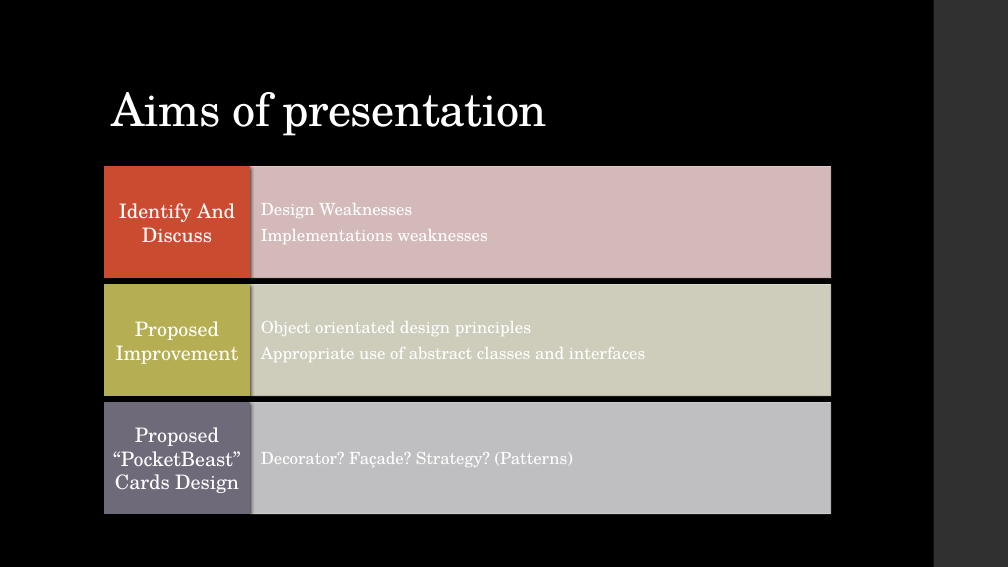
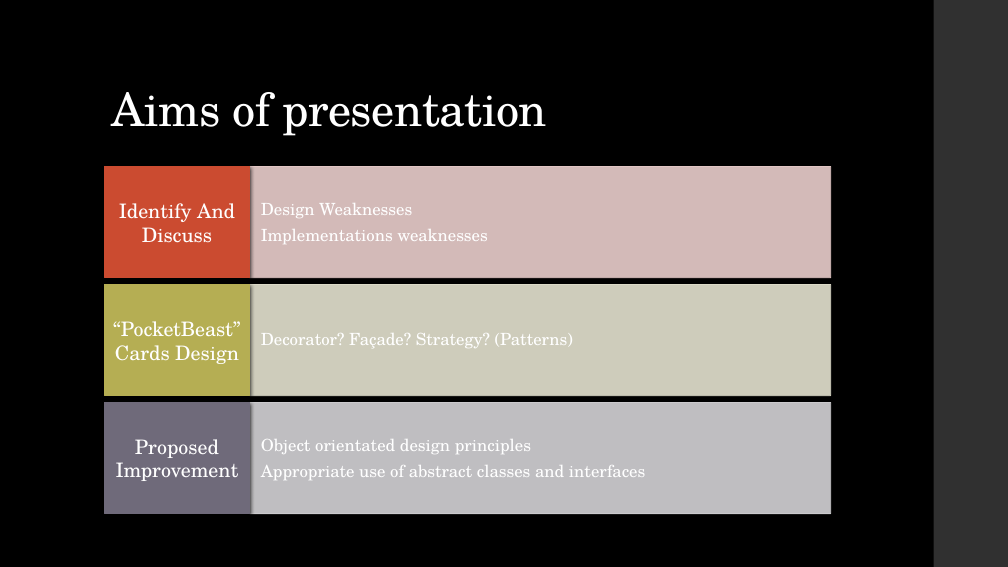
Before and after one commit to KunoDLK/UNIDesignPatternsICA, a slide deck: slide 2 of Part 1 - Anlysis/Presentation/Pocket Beasts Design review.pptx. Drawn at 1008x567 pixels with LibreOffice and Linux fonts; fonts in the diff are those of the drawing; background and template pictures are left out. Boxes give left, top, right and bottom in pixels: in the first picture for what was removed or moved away, otherwise in the second. Text is boxed around its words. In the diff, an @@ line names an element or a change of style, - is before the commit and + after.

```diff
--- a/Part 1 - Anlysis/Presentation/Pocket Beasts Design review.pptx
+++ b/Part 1 - Anlysis/Presentation/Pocket Beasts Design review.pptx
@@ text "Decorator? Façade? Strategy? (Patterns)": place and size @@
-text "Decorator? Façade? Strategy? (Patterns)" at box(261, 452, 573, 467)
+text "Decorator? Façade? Strategy? (Patterns)" at box(261, 333, 573, 348)
@@ text "Decorator? Façade? Strategy? (Patterns)" at box(261, 333, 573, 348): line spacing 1 to 0.9 @@
@@ text at box(113, 321, 240, 364): text changed @@
-Proposed “PocketBeast” Cards Design
+“PocketBeast” Cards Design
@@ text "Proposed Improvement": place and size @@
-text "Proposed Improvement" at box(116, 321, 239, 364)
+text "Proposed Improvement" at box(116, 439, 239, 481)
@@ text "Object orientated design principles": place and size @@
-text "Object orientated design principles" at box(261, 321, 645, 362)
+text "Object orientated design principles" at box(261, 439, 645, 480)
```
Also in this commit, not shown: 1 other slide changed, 17 slides added.
